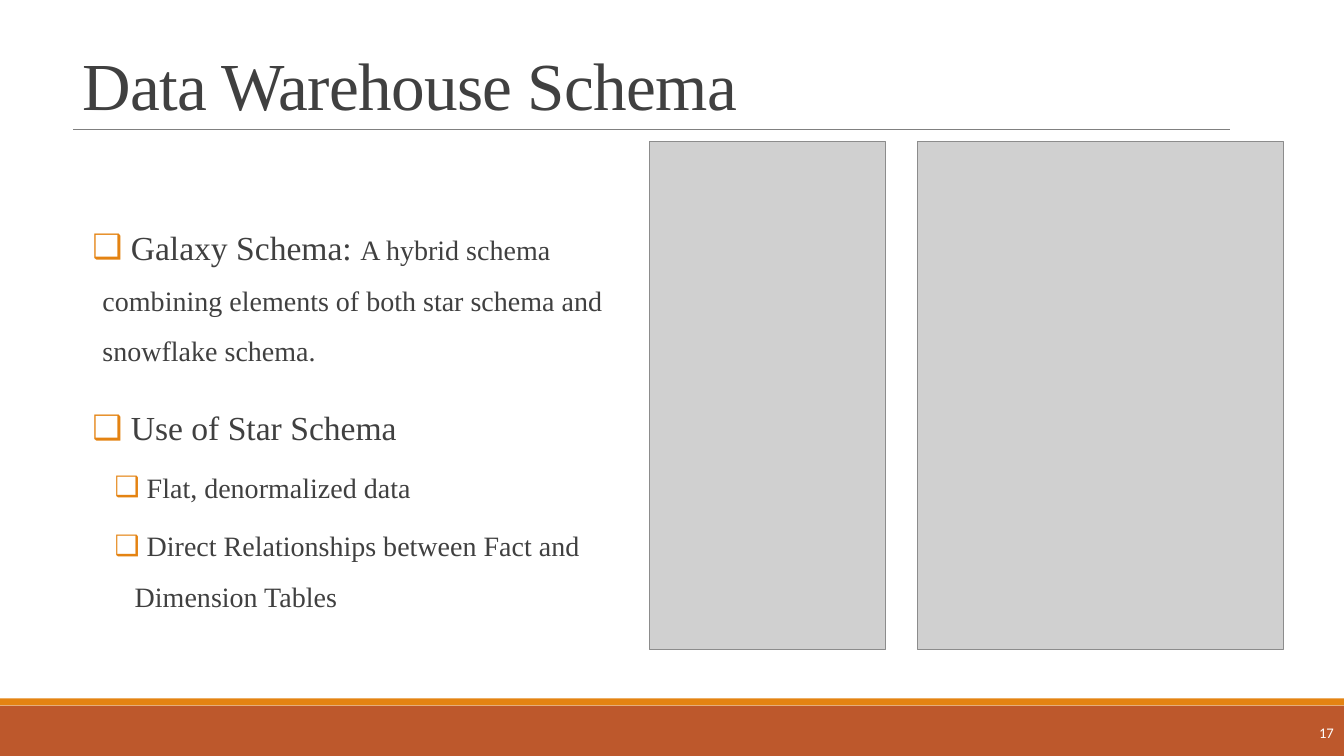
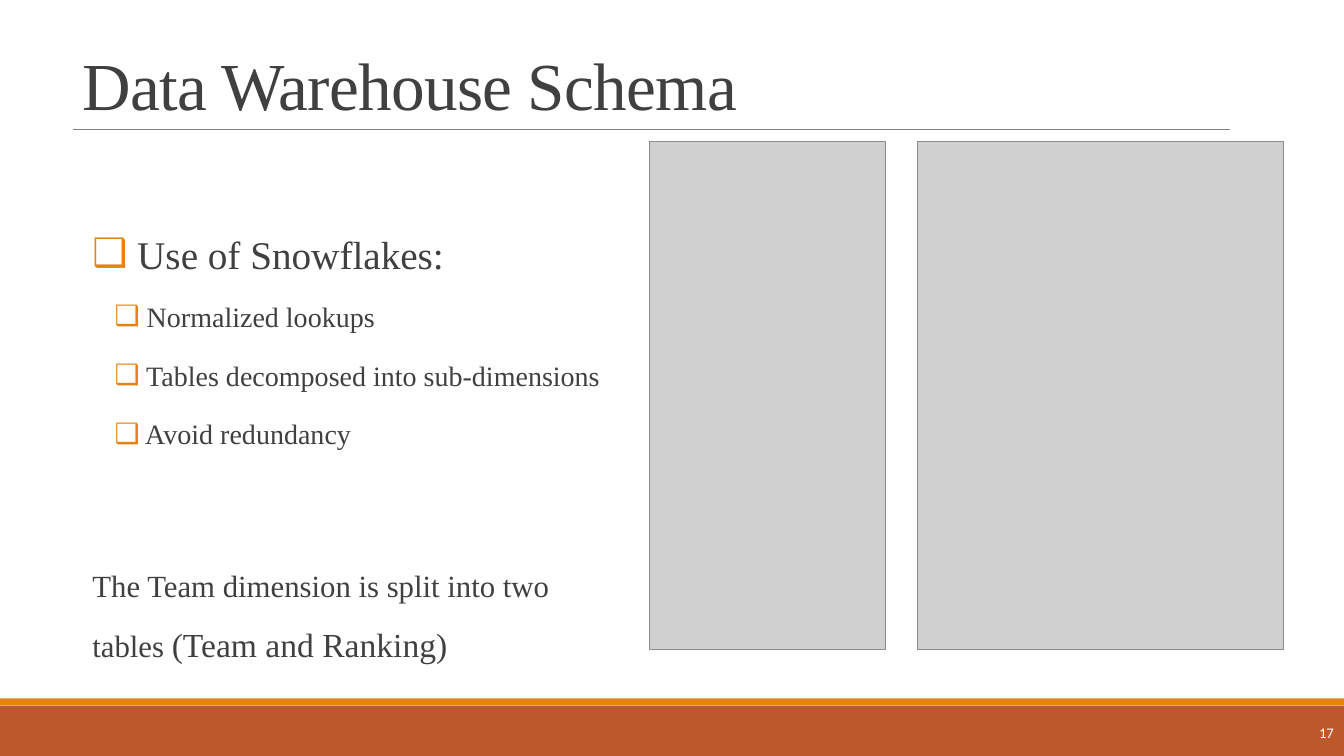
Before and after one commit to najeh-halawani/NBA-Data-Warehouse, a slide deck: slide 17 of Data_Management_Presentation.pptx. Drawn at 1344x756 pixels with LibreOffice and Linux fonts; fonts in the diff are those of the drawing; grey boxes stand for pictures. Boxes give left, top, right and bottom in pixels: in the first picture for what was removed or moved away, otherwise in the second. Text is boxed around its words. In the diff, an @@ line names an element or a change of style, - is before the commit and + after.

```diff
--- a/Data_Management_Presentation.pptx
+++ b/Data_Management_Presentation.pptx
@@ text at (x1=92, y1=241, x2=600, y2=663): text changed @@
-❑ Galaxy Schema: A hybrid schema combining elements of both star schema and snowflake schema.
-❑ Use of Star Schema
-  ❑ Flat, denormalized data
-  ❑ Direct Relationships between Fact and Dimension Tables
+❑ Use of Snowflakes:
+  ❑ Normalized lookups
+  ❑ Tables decomposed into sub-dimensions
+  ❑ Avoid redundancy
+The Team dimension is split into two tables (Team and Ranking)
```
Also in this commit, not shown: 4 other slides changed.
